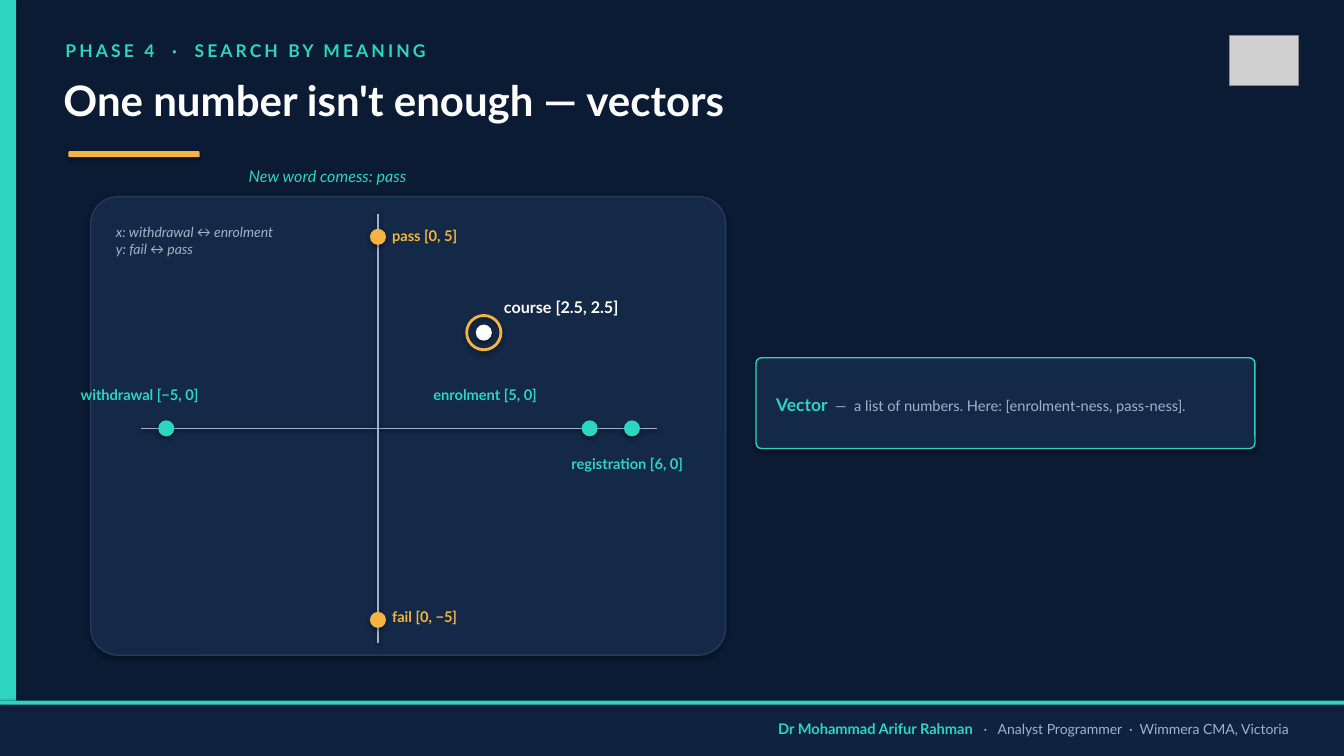
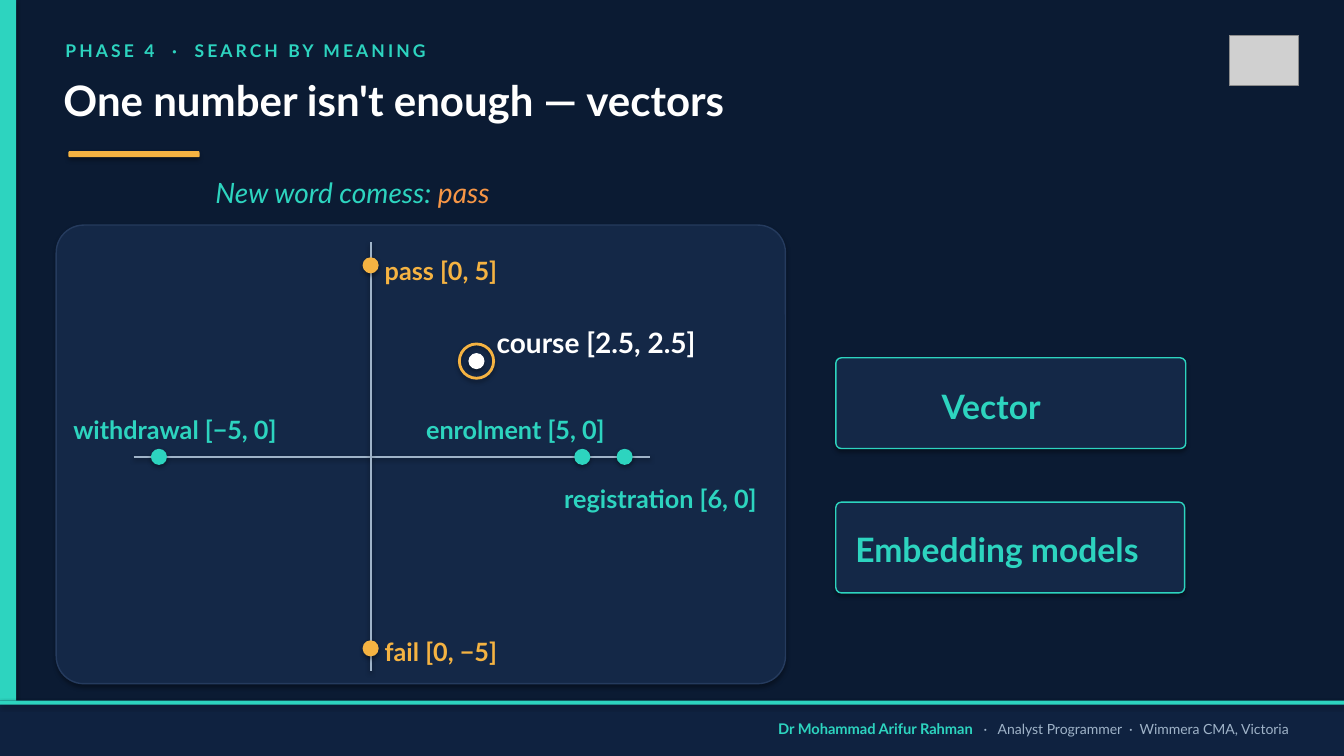
Before and after one commit to arifwcma/induction, a slide deck: slide 11 of lecture/deck.pptx. Drawn at 1344x756 pixels with LibreOffice and Linux fonts; fonts in the diff are those of the drawing; grey boxes stand for pictures. Boxes give left, top, right and bottom in pixels: in the first picture for what was removed or moved away, otherwise in the second. Text is boxed around its words. In the diff, an @@ line names an element or a change of style, - is before the commit and + after.

```diff
--- a/lecture/deck.pptx
+++ b/lecture/deck.pptx
@@ text "New word comess: pass": place and size @@
-text "New word comess: pass" at [249,170,407,185]
+text "New word comess: pass" at [215,182,490,208]
@@ text "New word comess: pass" at [215,182,490,208]: size 11.5 to 20 pt; text colour #2DD4BF to #F79646 in "pass" @@
@@ rounded rectangle: place and size @@
-rounded rectangle at [91,197,726,655]
+rounded rectangle at [56,225,786,684]
@@ text removed at [116,227,273,257] @@
-x: withdrawal ↔ enrolment
-y: fail ↔ pass
@@ text "pass [0, 5]": place and size @@
-text "pass [0, 5]" at [392,229,457,244]
+text "pass [0, 5]" at [385,260,498,285]
@@ text "course [2.5, 2.5]": place and size @@
-text "course [2.5, 2.5]" at [504,300,619,316]
+text "course [2.5, 2.5]" at [497,331,696,358]
@@ text "course [2.5, 2.5]" at [497,331,696,358]: size 11.5 to 20 pt @@
@@ 7 ellipses, 2 lines: place and size @@
-7 ellipses, 2 lines at [141,214,657,643]
+7 ellipses, 2 lines at [134,242,650,671]
@@ rounded rectangle: place and size @@
-rounded rectangle at [756,358,1255,449]
+rounded rectangle at [836,358,1186,449]
@@ size 10.5 to 18 pt in 5 elements at [426,419,605,443], [564,488,757,512], [385,260,498,285], [385,641,497,665], [73,419,277,443] @@
@@ text "withdrawal [−5, 0]": place and size @@
-text "withdrawal [−5, 0]" at [81,388,198,403]
+text "withdrawal [−5, 0]" at [73,419,277,443]
@@ text "enrolment [5, 0]": place and size @@
-text "enrolment [5, 0]" at [433,388,537,403]
+text "enrolment [5, 0]" at [426,419,605,443]
@@ text at [942,394,1041,419]: text changed; size 10.5 to 24 pt; text colour #9FB3C8 to #2DD4BF; bold on @@
-Vector — a list of numbers. Here: [enrolment-ness, pass-ness].
+Vector
@@ text "registration [6, 0]": place and size @@
-text "registration [6, 0]" at [571,457,683,472]
+text "registration [6, 0]" at [564,488,757,512]
@@ rounded rectangle added at [836,502,1185,593], fill #142847, outline #2DD4BF 1 pt @@
@@ text added at [855,537,1139,568], 24 pt, text #2DD4BF, bold @@
+Embedding models
@@ text "fail [0, −5]": place and size @@
-text "fail [0, −5]" at [392,610,458,625]
+text "fail [0, −5]" at [385,641,497,665]
```
Also in this commit, not shown: 14 other slides changed, 1 slide added, 1 other file.
